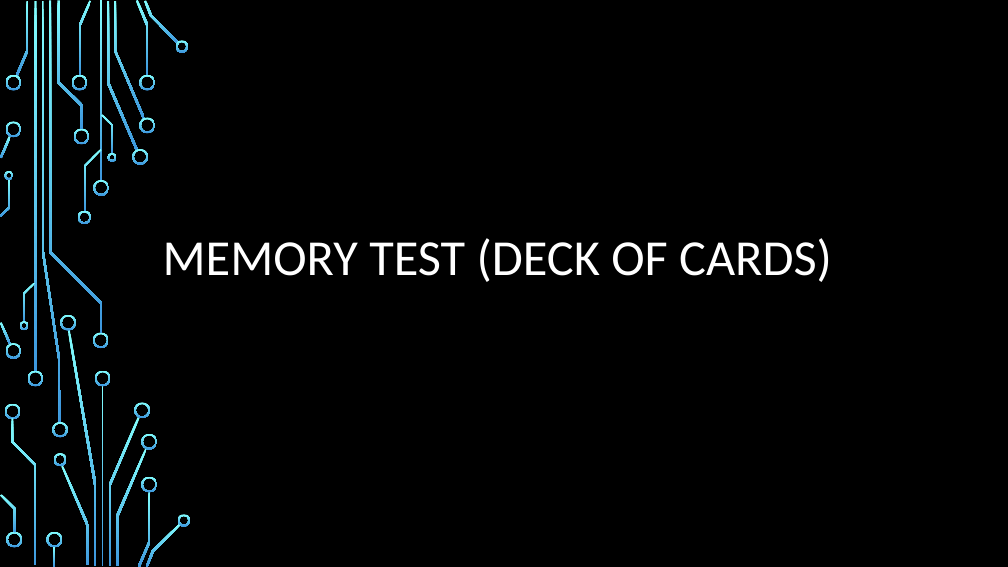
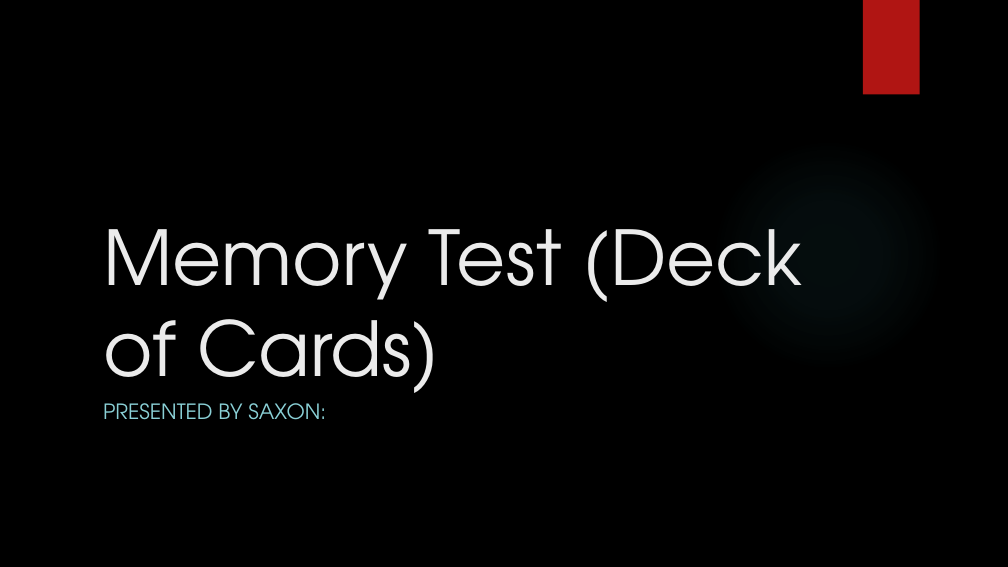
Before and after one commit to IgnitionOrk/SCaR_Arcade, a slide deck: slide 10 of SCaRArcade.pptx (slide 8 before the commit). Drawn at 1008x567 pixels with LibreOffice and Linux fonts; fonts in the diff are those of the drawing; background and template pictures are left out. Boxes give left, top, right and bottom in pixels: in the first picture for what was removed or moved away, otherwise in the second. Text is boxed around its words. In the diff, an @@ line names an element or a change of style, - is before the commit and + after.

```diff
--- a/SCaRArcade.pptx
+++ b/SCaRArcade.pptx
@@ rectangle added at [863,0,920,95], fill #B01513 @@
@@ ellipse added at [712,138,944,371], fill gradient #50B9C1 @@
@@ title at [103,229,803,410]: text changed; size 48 to 72 pt; font Calibri to TeX Gyre Adventor; text colour #FFFFFF to #EBEBEB @@
-MEMORY TEST (DECK OF CARDS)
+Memory Test (Deck of Cards)
@@ subtitle added at [103,403,326,420], 20 pt, text #8AD0D6 @@
+PRESENTED BY SAXON:
@@ group removed at [0,0,191,567]: 50 freeform shapes, 4 rectangles @@
```
Also in this commit, not shown: 7 other slides changed, 4 slides added, 3 slides removed.
